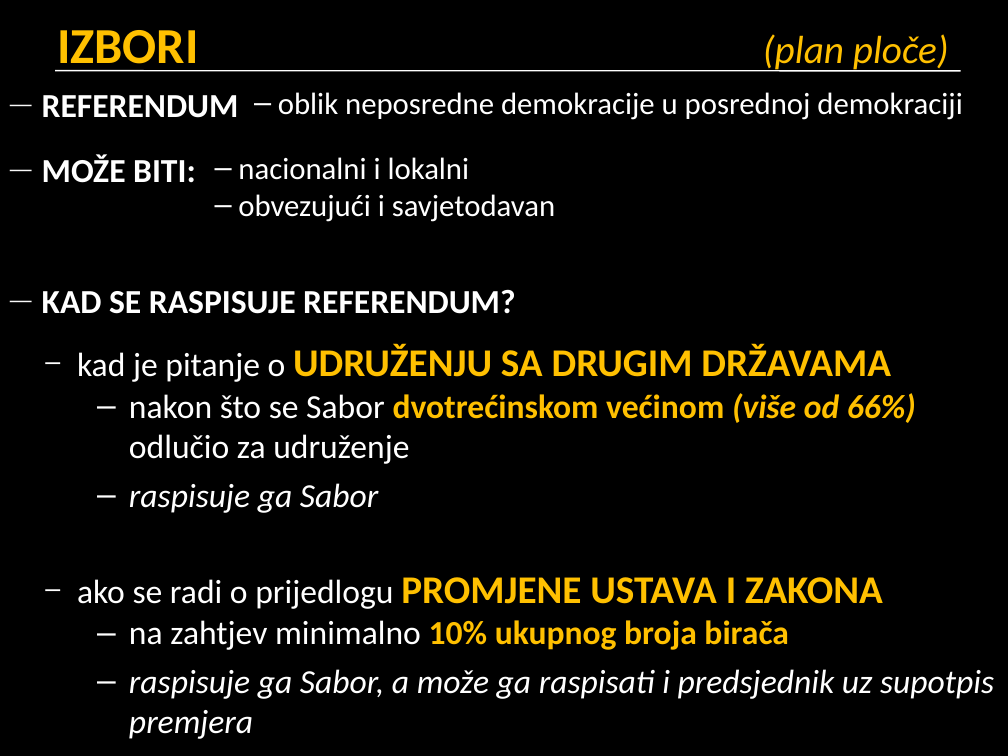
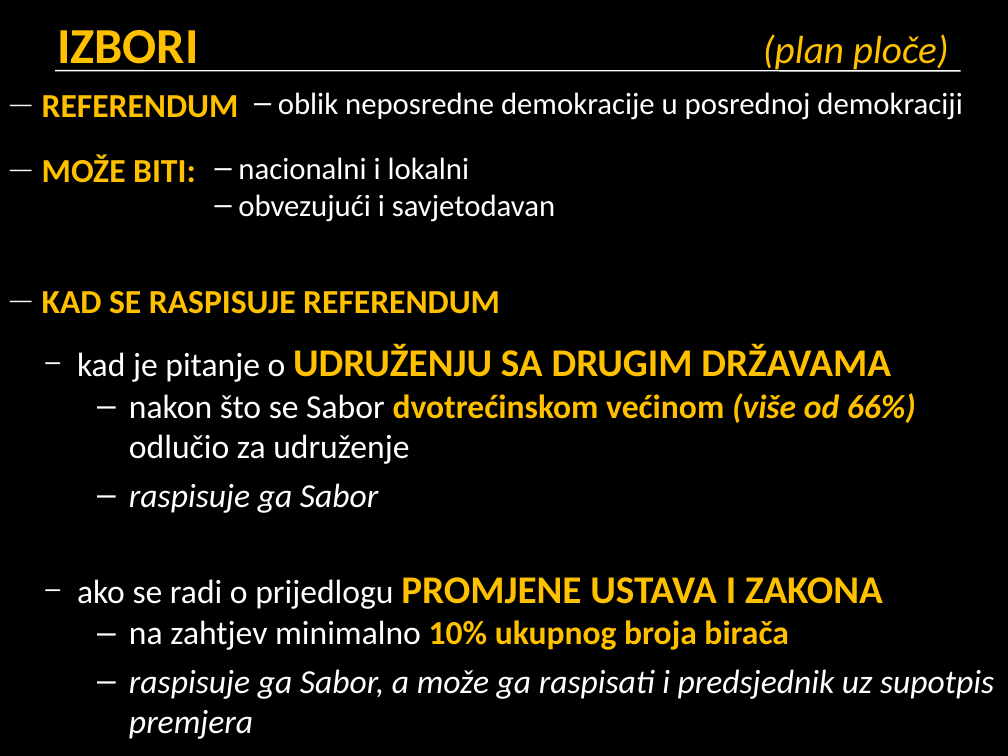
Before and after one commit to srednja-skola/politika, a slide deck: slide 36 of data/pptx/005_izbori.pptx (slide 38 before the commit). Drawn at 1008x756 pixels with LibreOffice and Linux fonts; fonts in the diff are those of the drawing. Boxes give left, top, right and bottom in pixels: in the first picture for what was removed or moved away, otherwise in the second. Text is boxed around its words. In the diff, an @@ line names an element or a change of style, - is before the commit and + after.

```diff
--- a/data/pptx/005_izbori.pptx
+++ b/data/pptx/005_izbori.pptx
@@ text at (42, 95, 239, 183): text colour #FFFFFF to #FFC000 in "REFERENDUM", "MOŽE BITI:" @@
@@ text at (42, 291, 500, 314): text changed; text colour #FFFFFF to #FFC000 @@
-— KAD SE RASPISUJE REFERENDUM?
+— KAD SE RASPISUJE REFERENDUM
```
Also in this commit, not shown: 30 other slides changed, 1 slide added.
